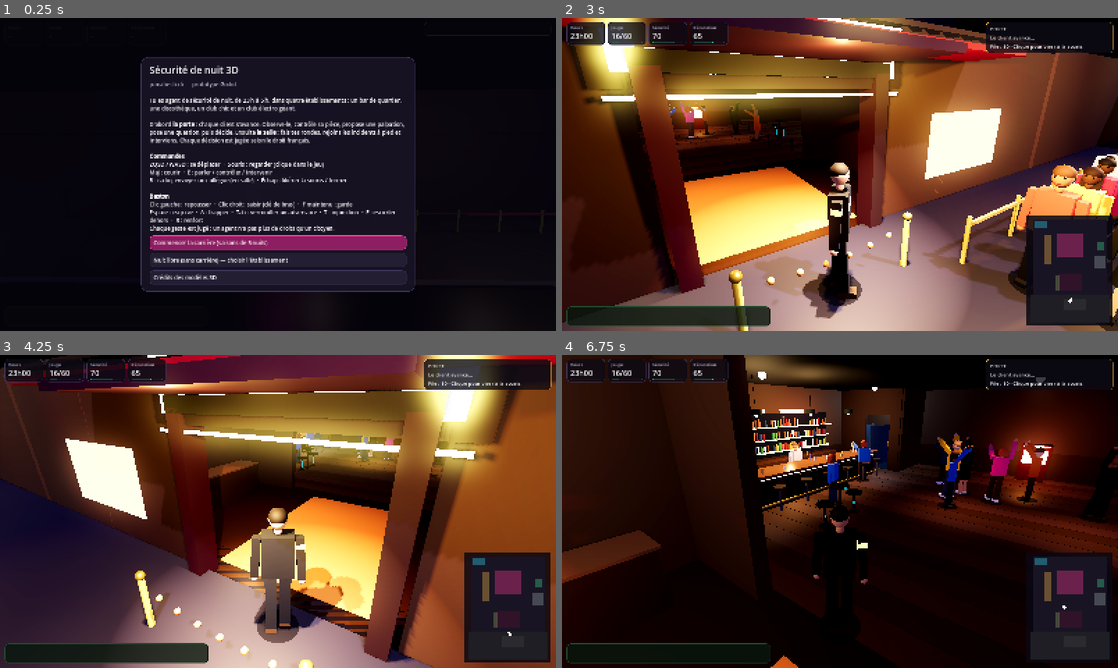
Above: before the commit, frames 1-4 (two rows, left to right).
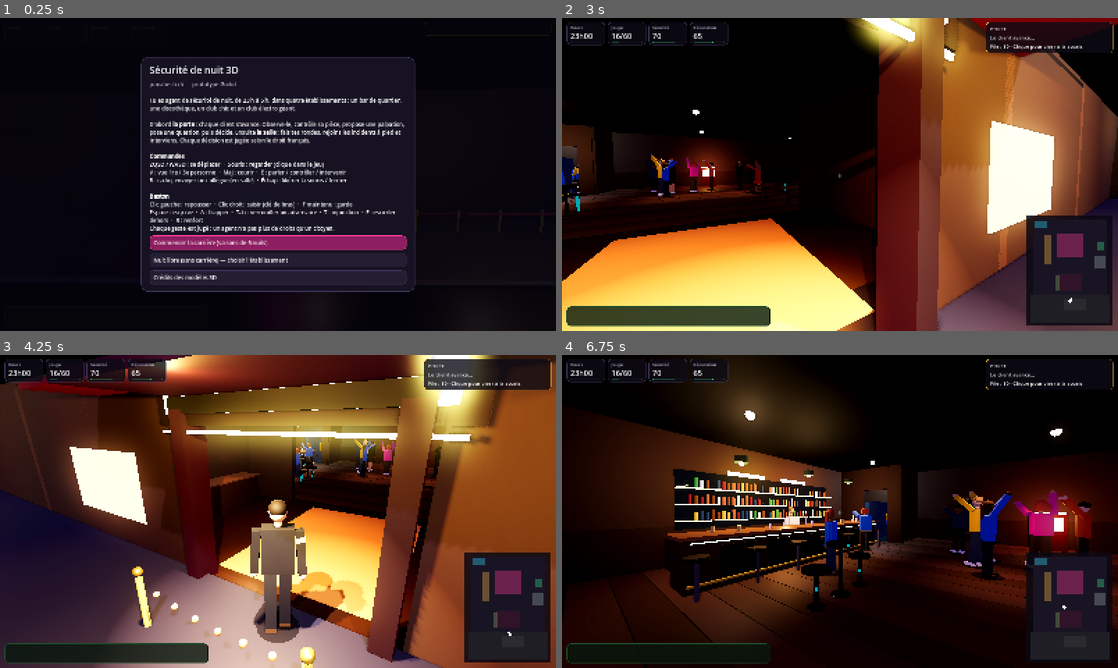
Above: after the commit, the same moments.

Repository: jumahestudio-dotcom/securite-de-nuit
Game: Godot game, scene res://scenes/Main.tscn
The game is run twice, just before and just after one commit, with the same random seed, the same clock (stepped at 60 frames per second) and the same inputs.
Inputs (mouse positions are in pixels of both pictures, inside the frame that each line leads up to):
- Up to frame 1 (0.25 s): no input
- Up to frame 2 (3 s): click "Commencer la carrière (saison…" at 0.5 s; click "Le/la renvoyer chez lui/elle …" at 1.25 s; click "Prendre son service" at 2 s; tap Enter at 2.75 s; move the mouse to (962, 158) at 2.77 s; hold D from 2.78 s (still down); tap V at 2.85 s; click (962, 158) at 2.92 s
- Up to frame 3 (4.25 s): tap Space at 3.02, 3.77 s; move the mouse to (250, 511) at 3.52 s; release D at 3.53 s; hold W from 3.53 s (still down); tap V at 3.6 s; click (250, 511) at 3.67 s
- Up to frame 4 (6.75 s): keep holding W; move the mouse to (851, 505) at 4.27 s; hold F 4.28-5.03 s; click (851, 505) at 4.42 s; tap V at 4.55, 5.3, 6.05 s; move the mouse to (834, 517) at 5.02 s; tap Q at 5.1 s; click (834, 517) at 5.17 s; tap Space at 5.27, 6.02 s; move the mouse to (878, 514) at 5.77 s; tap G at 5.85 s; click (878, 514) at 5.92 s; move the mouse to (795, 508) at 6.52 s; tap Tab at 6.6 s; click (795, 508) at 6.67 s

The runs differ from the first frame. In frame 1, 0.4% of the frame differs, in the area x 27-63%, y 48-51%; in frame 2, 80%, in the area x 0-100%, y 0-100%; in frame 3, 23%; in frame 4, 44%.
Error before the commit: Out of bounds get index '0' (on base: 'Array') (res://scripts/main.gd:310)
Error after the commit: Out of bounds get index '0' (on base: 'Array') (res://scripts/main.gd:320)

Commit message:
Vue à la première personne (touche V ou menu pause)
Co-Authored-By: Claude Opus 5.5 <noreply@anthropic.com>
Claude-Session: https://claude.ai/code/session_01UekBowaRBa1xpjJL8PuP5m

Diff:
--- a/godot/scripts/data.gd
+++ b/godot/scripts/data.gd
@@ -42,6 +42,7 @@
 var reserved: Array = []                   # modèles réservés (liste noire de la nuit)
 var CAR = null                 # carrière en cours (survit au rechargement de la scène)
 var goto_vestiaire := false
+var fps := false               # vue à la première personne
 var venue := "neon"            # établissement choisi
 var diag_done := false
 var diag_play := false
--- a/godot/scripts/main.gd
+++ b/godot/scripts/main.gd
@@ -32,6 +32,7 @@
 var cam: Camera3D
 var cam_yaw := PI * 0.82
 var cam_pitch := 0.32
+var crosshair: Label
 
 var phase := "menu"
 var minute := 0.0
@@ -98,8 +99,17 @@
 	compass.mouse_filter = Control.MOUSE_FILTER_IGNORE
 	compass.draw.connect(_draw_compass)
 	ui.add_child(compass)
+	crosshair = Label.new()
+	crosshair.text = "+"
+	crosshair.add_theme_font_size_override("font_size", 26)
+	crosshair.add_theme_color_override("font_color", Color(1, 1, 1, 0.75))
+	crosshair.anchor_left = 0.5; crosshair.anchor_right = 0.5; crosshair.anchor_top = 0.5; crosshair.anchor_bottom = 0.5
+	crosshair.offset_left = -8; crosshair.offset_top = -17
+	crosshair.mouse_filter = Control.MOUSE_FILTER_IGNORE
+	crosshair.visible = false
+	ui.add_child(crosshair)
 	cam = Camera3D.new()
-	cam.fov = 62
+	cam.fov = 75.0 if Data.fps else 62.0
 	cam.far = 200
 	add_child(cam)
 	cam.current = true
@@ -145,7 +155,7 @@
 func _menu() -> void:
 	phase = "menu"
 	ui.show_screen("Sécurité de nuit 3D",
-		"[color=#b9b3cc]jumahestudi — prototype Godot[/color]\n\nT …(480 unchanged characters)… Souris : regarder (clique dans le jeu)\nMaj : courir  ·  E : parler / contrôler  …(400 unchanged characters)…
+		"[color=#b9b3cc]jumahestudi — prototype Godot[/color]\n\nT …(480 unchanged characters)… Souris : regarder (clique dans le jeu)\nV : vue 1re / 3e personne  ·  Maj : courir  ·  E : parler / contrôler  …(400 unchanged characters)…
 		_menu_buttons())
 
 func _menu_buttons() -> Array:
@@ -1188,7 +1198,7 @@
 func _unhandled_input(e: InputEvent) -> void:
 	if e is InputEventMouseMotion and Input.mouse_mode == Input.MOUSE_MODE_CAPTURED:
 		cam_yaw -= e.relative.x * 0.0026 * sens
-		cam_pitch = clamp(cam_pitch + e.relative.y * 0.0022 * sens, -0.25, 1.0)
+		cam_pitch = clamp(cam_pitch + e.relative.y * 0.0022 * sens, -1.2 if Data.fps else -0.25, 1.2 if Data.fps else 1.0)
 	if fight.active and not ui.panel_open and not ui.screen_open:
 		if e is InputEventMouseButton and e.pressed:
 			if Input.mouse_mode != Input.MOUSE_MODE_CAPTURED:
@@ -1213,6 +1223,8 @@
 	if e is InputEventKey and e.pressed and not e.echo:
 		if e.physical_keycode == KEY_E and not ui.panel_open and not ui.screen_open and (phase == "door" or phase == "salle"):
 			_interact()
+		elif e.physical_keycode == KEY_V and not ui.panel_open and not ui.screen_open:
+			_toggle_view()
 		elif e.physical_keycode == KEY_R and not ui.panel_open and phase == "salle":
 			_radio_menu()
 		elif e.physical_keycode == KEY_ESCAPE:
@@ -1234,7 +1246,7 @@
 		if mv.length() > 0.01 and not down:
 			var sp: float = (3.6 if run else 2.2) if fight.active else (5.4 if run else 2.9)
 			player.velocity = mv * sp
-			if not fight.active: pvis.yaw = pvis.turn_to(pvis.yaw, atan2(mv.x, mv.z), delta * 10.0)
+			if not fight.active and not Data.fps: pvis.yaw = pvis.turn_to(pvis.yaw, atan2(mv.x, mv.z), delta * 10.0)
 			pvis.anim = "walk"
 			pvis.walk_ph += sp * delta * (4.0 if run else 5.2)
 		else:
@@ -1253,6 +1265,20 @@
 			_step_salle(delta)
 	else:
 		player.velocity = Vector3.ZERO
+	crosshair.visible = Data.fps and (phase == "door" or phase == "salle") and not ui.screen_open
+	pvis.visible = not Data.fps
+	if Data.fps:
+		# vue à la première personne : la caméra est dans les yeux de l'agent
+		pvis.yaw = cam_yaw
+		var head := player.position + Vector3(0, 1.68, 0) + Vector3(sin(cam_yaw), 0, cos(cam_yaw)) * 0.12
+		if pvis.anim == "fallen": head.y = player.position.y + 0.35
+		if fight.shake > 0:
+			fight.shake = max(0.0, fight.shake - delta * 0.8)
+			head += Vector3(randf() - 0.5, randf() - 0.5, randf() - 0.5) * fight.shake * 0.5
+		cam.position = head
+		var cpf := cos(cam_pitch)
+		cam.look_at(head + Vector3(sin(cam_yaw) * cpf, -sin(cam_pitch), cos(cam_yaw) * cpf))
+		return
 	# caméra 3e personne avec anti-collision
 	var tg := player.position + Vector3(0, 1.55, 0)
 	var cp := cos(cam_pitch)
@@ -1333,8 +1359,14 @@
 		{"row": [{"t": "Souris −", "cb": func(): sens = max(0.3, sens - 0.1); _pause_menu()}, {"t": "Souris +", "cb": func(): sens = min(3.0, sens + 0.1); _pause_menu()}]},
 		{"row": [{"t": "Volume −", "cb": func(): audio.set_master(audio.volume_master - 0.1); _pause_menu()}, {"t": "Volume +", "cb": func(): audio.set_master(audio.volume_master + 0.1); _pause_menu()}]},
 		{"t": "Effets graphiques : activer / désactiver (si le jeu rame)", "cb": _toggle_hq},
+		{"t": "Vue : %s (touche V)" % ("1re personne" if Data.fps else "3e personne"), "cb": func(): _toggle_view(); _pause_menu()},
 		{"t": "Plein écran : activer / désactiver", "cb": _toggle_fullscreen},
 		{"t": "Abandonner la nuit et revenir au menu", "k": "bad", "cb": func(): get_tree().reload_current_scene()}])
+
+func _toggle_view() -> void:
+	Data.fps = not Data.fps
+	cam.fov = 75.0 if Data.fps else 62.0
+	cam_pitch = 0.05 if Data.fps else 0.32
 
 func _toggle_hq() -> void:
 	hq = not hq
